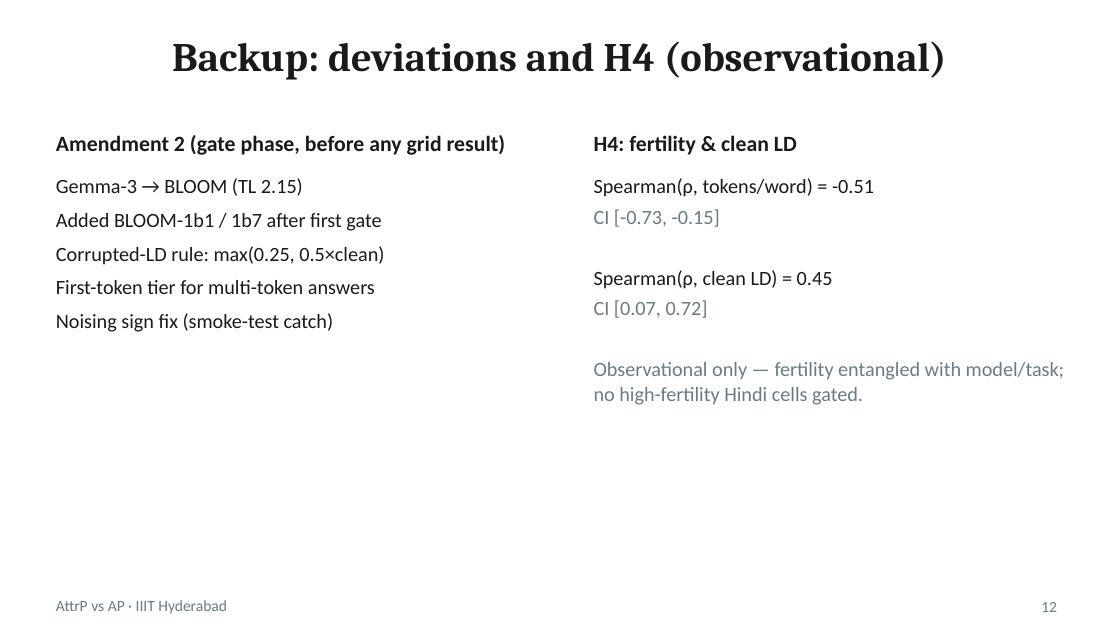
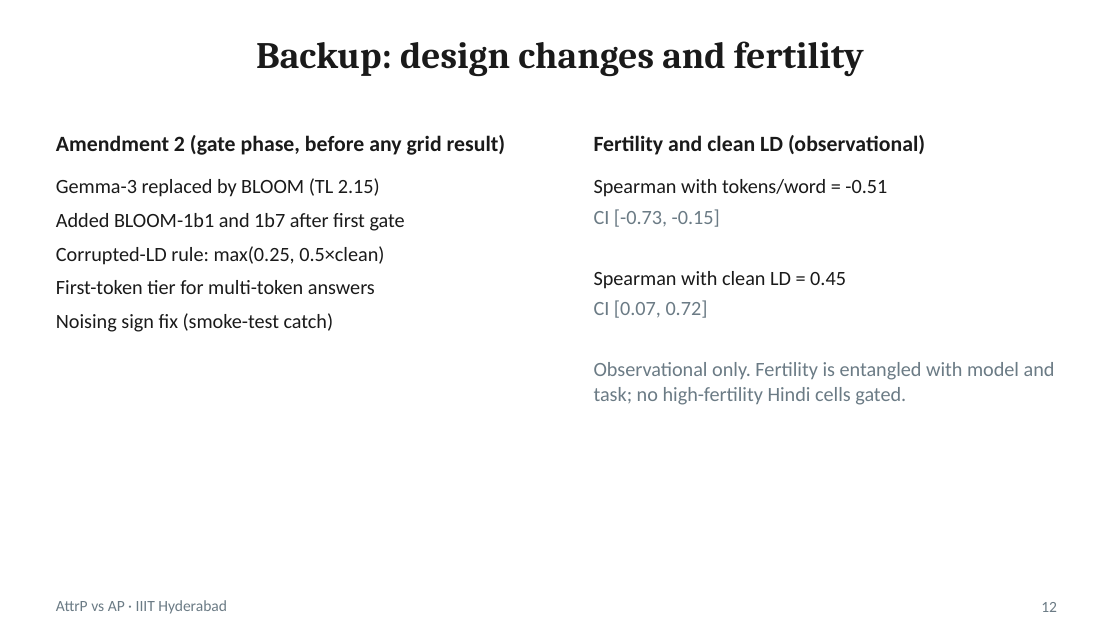
Before and after one commit to hrishirajmitra/attrp-ap-hindi, a slide deck: slide 12 of slides/results/results_deck.pptx. Drawn at 1120x630 pixels with LibreOffice and Linux fonts; fonts in the diff are those of the drawing. Boxes give left, top, right and bottom in pixels: in the first picture for what was removed or moved away, otherwise in the second. Text is boxed around its words. In the diff, an @@ line names an element or a change of style, - is before the commit and + after.

```diff
--- a/slides/results/results_deck.pptx
+++ b/slides/results/results_deck.pptx
@@ title at (x1=256, y1=41, x2=864, y2=77): text changed; size 26 to 24 pt @@
-Backup: deviations and H4 (observational)
+Backup: design changes and fertility
@@ text at (x1=594, y1=135, x2=925, y2=155): text changed @@
-H4: fertility & clean LD
+Fertility and clean LD (observational)
@@ text at (x1=56, y1=178, x2=405, y2=231): text changed @@
-Gemma-3 → BLOOM (TL 2.15)
-Added BLOOM-1b1 / 1b7 after first gate
+Gemma-3 replaced by BLOOM (TL 2.15)
+Added BLOOM-1b1 and 1b7 after first gate
@@ text at (x1=594, y1=179, x2=887, y2=197): text changed @@
-Spearman(ρ, tokens/word) = -0.51
+Spearman with tokens/word = -0.51
@@ text at (x1=594, y1=271, x2=846, y2=289): text changed @@
-Spearman(ρ, clean LD) = 0.45
+Spearman with clean LD = 0.45
@@ text at (x1=594, y1=362, x2=1055, y2=405): text changed @@
-Observational only — fertility entangled with model/task; no high-fertility Hindi cells gated.
+Observational only. Fertility is entangled with model and task; no high-fertility Hindi cells gated.
```
Also in this commit, not shown: 11 other slides changed, 5 other files.
